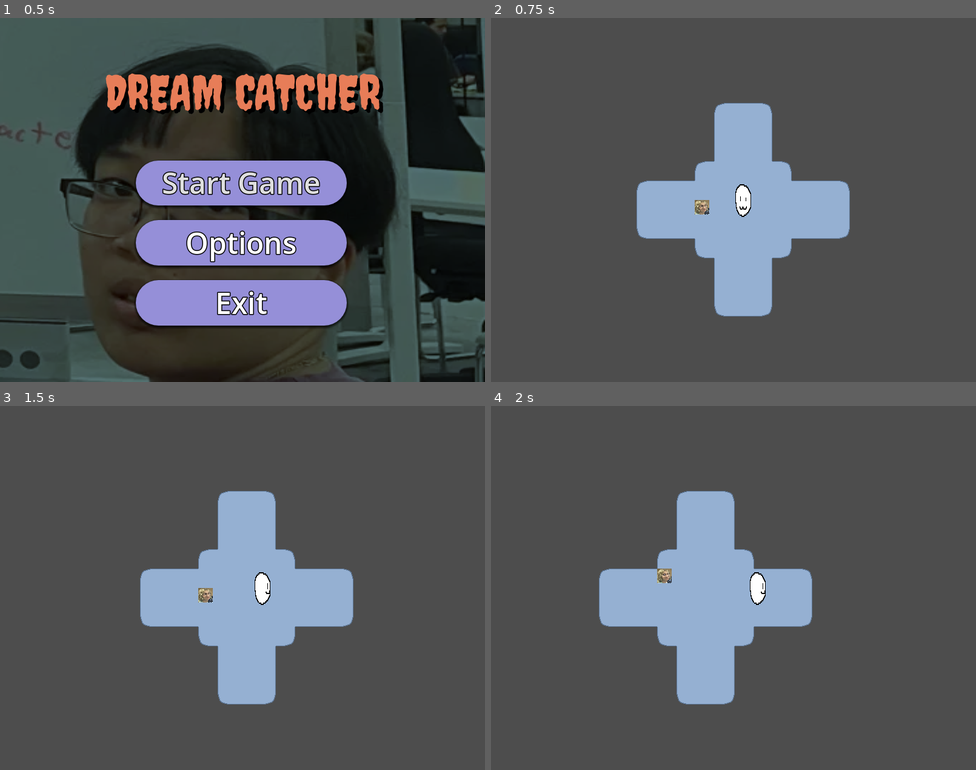
Above: before the commit, frames 1-4 (two rows, left to right).
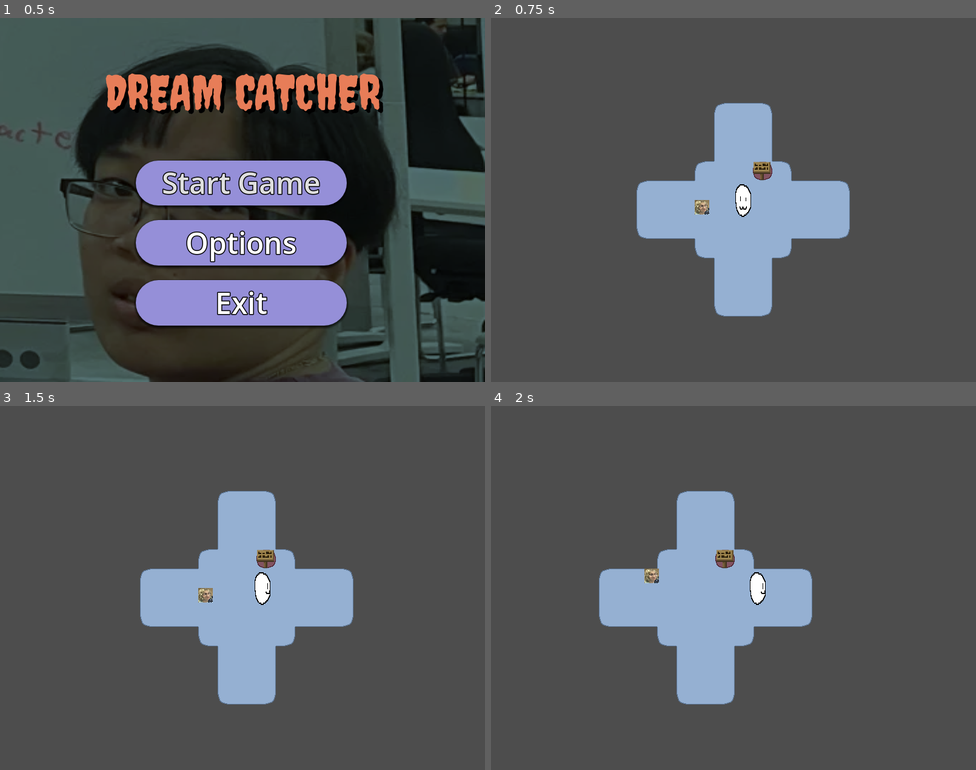
Above: after the commit, the same moments.

Repository: RubeculaBee/dream-catcher
Game: Godot game, scene res://Scenes/game.tscn
Two runs of this game, one before a commit and one after it. Both use one fixed random seed, a clock stepped at 60 frames per second and the inputs below.
Inputs (mouse positions are in pixels of both pictures, inside the frame that each line leads up to):
- Up to frame 1 (0.5 s): no input
- Up to frame 2 (0.75 s): click "Start Game" at 0.5 s
- Up to frame 3 (1.5 s): tap Enter at 1.25 s; move the mouse to (349, 569) at 1.27 s; hold Right (right) from 1.28 s (still down); tap E (interact, bound only after the commit) at 1.35 s
- Up to frame 4 (2 s): keep holding Right (right)

Frame 1 is identical in both runs. In frame 2, 0.2% of the frame differs, in the area x 54-58%, y 39-45%; in frame 3, 0.2%; in frame 4, 0.4%, in the area x 31-51%, y 39-49%.

Commit message:
Added The interactable and Interaction Manger as well as a Sign class
Added Interactable base class and InteractionManager living inside the player
Added Sign as the first interactable subclass
Mapped E key in project input settings

Diff:
--- /dev/null
+++ b/Scenes/Gameobjects/Interactables/Sign.tscn
@@ -0,0 +1,18 @@
+[gd_scene load_steps=4 format=3 uid="uid://dfgayba6ex6o7"]
+
+[ext_resource type="Script" uid="uid://wqd3cplihinw" path="res://Scripts/Interactables/Sign.gd" id="1_4t2sp"]
+[ext_resource type="Texture2D" uid="uid://cn5m3misfq0gn" path="res://Resources/Images/Interactive Objects/Signoff.png" id="1_5j3hn"]
+[ext_resource type="Texture2D" uid="uid://don7ao3bkvnwr" path="res://Resources/Images/Interactive Objects/Signon.png" id="2_4t2sp"]
+
+[node name="Sign" type="Node2D"]
+script = ExtResource("1_4t2sp")
+
+[node name="SpriteModeOne" type="Sprite2D" parent="."]
+scale = Vector2(0.064, 0.064)
+texture = ExtResource("1_5j3hn")
+centered = false
+
+[node name="SpriteModeTwo" type="Sprite2D" parent="."]
+scale = Vector2(0.064, 0.064)
+texture = ExtResource("2_4t2sp")
+centered = false
--- a/Scenes/Gameobjects/player.tscn
+++ b/Scenes/Gameobjects/player.tscn
@@ -1,7 +1,8 @@
-[gd_scene load_steps=4 format=3 uid="uid://dlq43ddhy23hu"]
+[gd_scene load_steps=5 format=3 uid="uid://dlq43ddhy23hu"]
 
 [ext_resource type="SpriteFrames" uid="uid://cs4sr2olxrhrj" path="res://Resources/SpriteFrames/muse-placeholder.tres" id="1_ei5lw"]
 [ext_resource type="Script" uid="uid://chyesgvfxjlxj" path="res://Scripts/player.gd" id="1_tyf51"]
+[ext_resource type="Script" uid="uid://do75w0nviflvp" path="res://Scripts/InteractionManager.gd" id="3_tjlwm"]
 
 [sub_resource type="RectangleShape2D" id="RectangleShape2D_tyf51"]
 size = Vector2(30, 30)
@@ -24,3 +25,7 @@
 shape = SubResource("RectangleShape2D_tyf51")
 
 [node name="RemoteTransform2D" type="RemoteTransform2D" parent="."]
+
+[node name="InteractionManager" type="Node" parent="."]
+script = ExtResource("3_tjlwm")
+metadata/_custom_type_script = "uid://do75w0nviflvp"
--- a/Scenes/Rooms/corridor_center.tscn
+++ b/Scenes/Rooms/corridor_center.tscn
@@ -1,16 +1,17 @@
-[gd_scene load_steps=6 format=4 uid="uid://cgbjwy5nenq5j"]
+[gd_scene load_steps=7 format=4 uid="uid://cgbjwy5nenq5j"]
 
 [ext_resource type="TileSet" uid="uid://cryql3wbplkqj" path="res://Resources/Tilesets/test-tileset.tres" id="1_k24ce"]
 [ext_resource type="PackedScene" uid="uid://slfd53otck1g" path="res://Scenes/Gameobjects/player_spawn.tscn" id="2_u47vg"]
 [ext_resource type="PackedScene" uid="uid://bymouotca3psm" path="res://Scenes/Gameobjects/screen_transition.tscn" id="2_yu45y"]
 [ext_resource type="PackedScene" uid="uid://b6cukpw23djf7" path="res://Scenes/Gameobjects/Enemies.tscn" id="3_u8ic6"]
 [ext_resource type="PackedScene" uid="uid://b2imhhsw41kai" path="res://Scenes/Gameobjects/Enemy.tscn" id="4_nwcu0"]
+[ext_resource type="PackedScene" uid="uid://dfgayba6ex6o7" path="res://Scenes/Gameobjects/Interactables/Sign.tscn" id="6_7muin"]
 
 [node name="Test Corridor Center" type="Node"]
 
 [node name="Terrain Tile Map" type="TileMapLayer" parent="."]
 texture_filter = 1
-tile_map_data = PackedByteArray("AAD/////AQABAAEAAAD//wAAAQA …(150 unchanged characters)… AABAAAAAQABAAEAAAABAP//AQABAAEAAAABAP7/AQABAAEAAAAAAP7/AQABAAEAAAD///7/AQABAAEAAAD+/wI …(719 unchanged characters)…
+tile_map_data = PackedByteArray("AAD/////AQABAAEAAAD//wAAAQA …(150 unchanged characters)… AABAAAAAQABAAEAAAABAP//AQABAAEAAAABAP7/AAADAAMAAAAAAP7/AQABAAEAAAD///7/AQABAAEAAAD+/wI …(719 unchanged characters)…
 tile_set = ExtResource("1_k24ce")
 
 [node name="Screen Transitions" type="Node" parent="."]
@@ -43,3 +44,6 @@
 enemy_scene = ExtResource("4_nwcu0")
 
 [node name="Player Spawn" parent="." instance=ExtResource("2_u47vg")]
+
+[node name="Sign" parent="." instance=ExtResource("6_7muin")]
+position = Vector2(32, -64)
--- a/Scripts/Enemy.gd
+++ b/Scripts/Enemy.gd
@@ -24,7 +24,7 @@
 	move_direction = dirs[randi_range(0, 3)]
 
 	# Choose how many tiles to move
-	var steps = randi_range(1,1)
+	var steps = randi_range(1,2)
 
 	# Move one tile at a time (with walkability check)
 	for i in range(steps):
--- /dev/null
+++ b/Scripts/Interactable.gd
@@ -0,0 +1,14 @@
+extends Node2D
+class_name Interactable
+
+## Base class for all interactable objects.
+## Extend this and override on_focused(), on_unfocused(), and interact().
+
+func on_focused() -> void:
+	pass # Called when the player starts facing this object
+
+func on_unfocused() -> void:
+	pass # Called when the player stops facing this object
+
+func interact() -> void:
+	pass # Called when the player presses E
--- /dev/null
+++ b/Scripts/Interactables/Sign.gd
@@ -0,0 +1,30 @@
+extends Interactable
+class_name Sign
+
+@export_multiline var message: String = "A sign with nothing written on it."
+
+signal sign_read(messgae: String)
+
+@onready var sprite_one: Sprite2D = $SpriteModeOne
+@onready var sprite_two: Sprite2D = $SpriteModeTwo
+
+func _ready():
+	sprite_one.visible = true
+	sprite_two.visible = false
+
+func switch_mode():
+	sprite_one.visible = not sprite_one.visible
+	sprite_two.visible = not sprite_two.visible
+
+func interact() -> void:
+	print(message)
+	sign_read.emit(message)
+
+func on_focused() -> void:
+	switch_mode()
+	return
+
+
+func on_unfocused() -> void:
+	switch_mode()
+	return
--- /dev/null
+++ b/Scripts/InteractionManager.gd
@@ -0,0 +1,46 @@
+extends Node
+class_name InteractionManager
+
+## Detects the Interactable directly in front of the player and activates it on E.
+## Lives as a child node of the Player scene.
+
+const TILE_SIZE: int = 32
+
+var _focused: Interactable = null
+
+func _process(_delta: float) -> void:
+	_update_focus()
+	if Input.is_action_just_pressed("interact") and _focused != null:
+		_focused.interact()
+
+func _update_focus() -> void:
+	var player: Player = get_parent()
+	var target_tile: Vector2i = Vector2i(player.position) / TILE_SIZE + _look_offset(player.look_direction)
+
+	var found: Interactable = null
+	for child in player.get_parent().get_children():
+		if child is Interactable and Vector2i(child.position) / TILE_SIZE == target_tile:
+			found = child
+			break
+
+	if found == null:
+		if _focused != null:
+			_focused.on_unfocused()
+			_focused = null
+		return
+
+	if found != _focused:
+		if _focused != null:
+			_focused.on_unfocused()
+
+	if found != _focused:
+		_focused = found
+		_focused.on_focused()
+
+func _look_offset(dir: String) -> Vector2i:
+	match dir:
+		"up":    return Vector2i( 0, -1)
+		"down":  return Vector2i( 0,  1)
+		"left":  return Vector2i(-1,  0)
+		"right": return Vector2i( 1,  0)
+	return Vector2i(0, 1)
--- a/Scripts/game_manager.gd
+++ b/Scripts/game_manager.gd
@@ -29,7 +29,6 @@
 
 func _ready() -> void:
 	main_menu = get_node("MenuContainer").get_child(0)
-
 	main_menu.start_pressed.connect(_on_mainMenu_startPressed)
 
 func _on_mainMenu_startPressed():
--- a/project.godot
+++ b/project.godot
@@ -70,6 +70,11 @@
 "events": [Object(InputEventKey,"resource_local_to_scene":false,"resource_name":"","device":-1,"window_id":0,"alt_press …(195 unchanged characters)…
 ]
 }
+interact={
+"deadzone": 0.2,
+"events": [Object(InputEventKey,"resource_local_to_scene":false,"resource_name":"","device":0,"window_id":0,"alt_pressed":false,"shift_pressed":false,"ctrl_pressed":false,"meta_pressed":false,"pressed":false,"keycode":0,"physical_keycode":69,"key_label":0,"unicode":0,"location":0,"echo":false,"script":null)
+]
+}
 
 [rendering]
 
Binary file added: Resources/Images/Interactive Objects/Signoff.png
Not shown, added: Resources/Images/Interactive Objects/Signoff.png.import
Binary file added: Resources/Images/Interactive Objects/Signon.png
Not shown, added: Resources/Images/Interactive Objects/Signon.png.import
Not shown: 1 places in Scenes/BattleScene/battle.tscn that only renumber resources
Not shown, added: Scripts/Interactable.gd.uid
Not shown, added: Scripts/Interactables/Sign.gd.uid
Not shown, added: Scripts/InteractionManager.gd.uid
